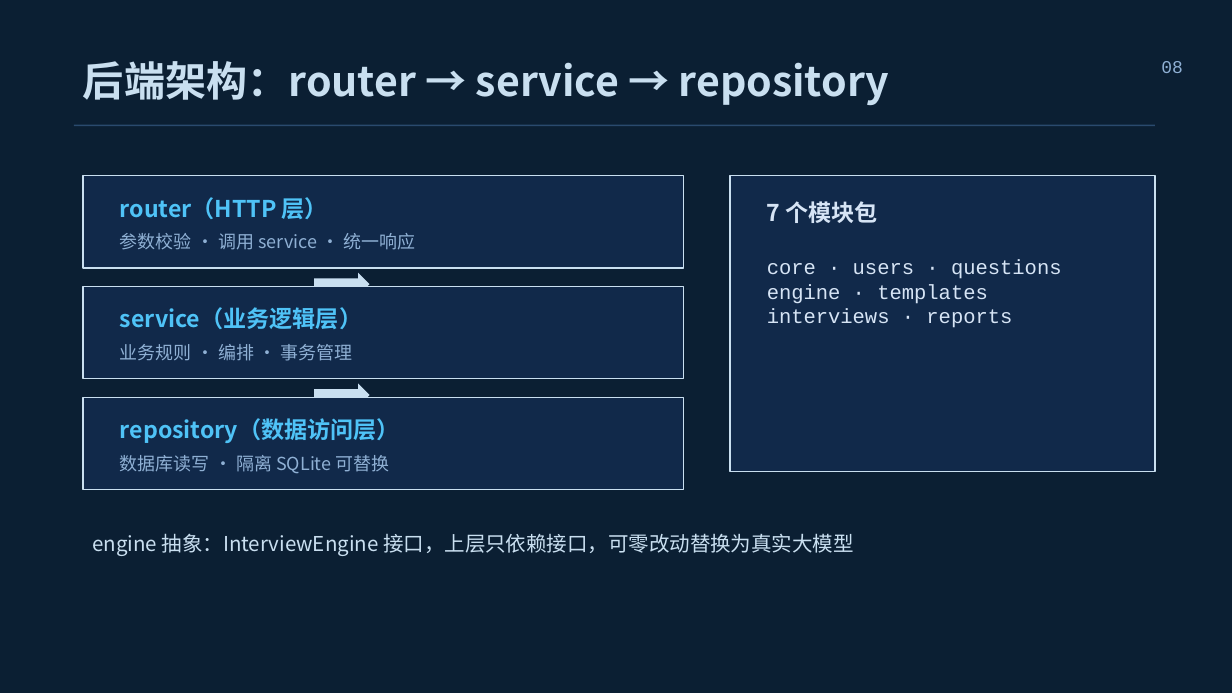
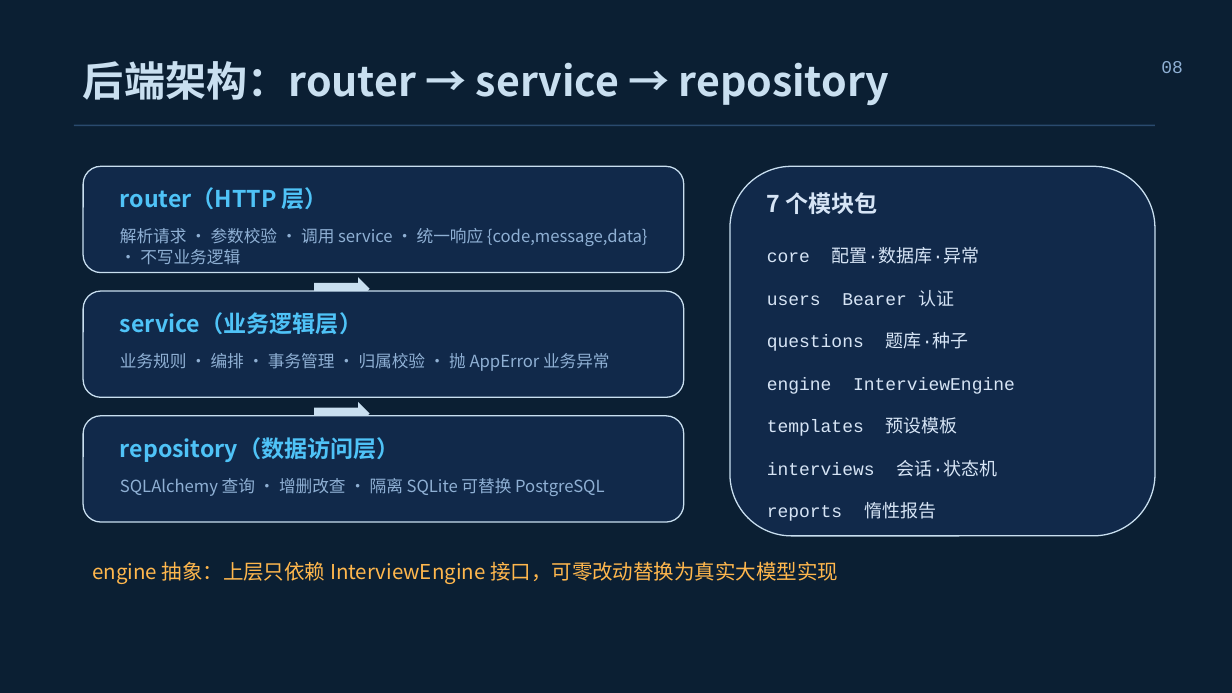
Before and after one commit to ray418-pets/interview-master, a slide deck: slide 8 of docs/ppts/AI智能面试助手-技术分享.pptx. Drawn at 1232x693 pixels with LibreOffice and Linux fonts; fonts in the diff are those of the drawing. Boxes give left, top, right and bottom in pixels: in the first picture for what was removed or moved away, otherwise in the second. Text is boxed around its words. In the diff, an @@ line names an element or a change of style, - is before the commit and + after.

```diff
--- a/docs/ppts/AI智能面试助手-技术分享.pptx
+++ b/docs/ppts/AI智能面试助手-技术分享.pptx
@@ rounded rectangle resized from (x1=83, y1=176, x2=684, y2=268) to (x1=83, y1=166, x2=684, y2=273) @@
@@ rectangle to rounded rectangle in 4 elements at (x1=83, y1=166, x2=684, y2=273), (x1=83, y1=291, x2=684, y2=397), (x1=83, y1=416, x2=684, y2=522), (x1=730, y1=166, x2=1155, y2=536) @@
@@ rounded rectangle resized from (x1=730, y1=176, x2=1155, y2=471) to (x1=730, y1=166, x2=1155, y2=536) @@
@@ text "router（HTTP 层）" moved from (x1=120, y1=197, x2=328, y2=219) to (x1=120, y1=187, x2=328, y2=209) @@
@@ text "7 个模块包" moved from (x1=767, y1=201, x2=878, y2=223) to (x1=767, y1=192, x2=878, y2=214) @@
@@ text at (x1=120, y1=228, x2=648, y2=264): text changed; size 14 to 13 pt @@
-参数校验 · 调用 service · 统一响应
+解析请求 · 参数校验 · 调用 service · 统一响应 {code,message,data} · 不写业务逻辑
@@ text at (x1=767, y1=247, x2=980, y2=264): text changed; size 16 to 14 pt @@
-core · users · questions
-engine · templates
-interviews · reports
+core 配置·数据库·异常
@@ rounded rectangle resized from (x1=83, y1=287, x2=684, y2=379) to (x1=83, y1=291, x2=684, y2=397) @@
@@ right arrow moved from (x1=314, y1=273, x2=370, y2=296) to (x1=314, y1=277, x2=370, y2=300) @@
@@ text added at (x1=767, y1=290, x2=954, y2=306), 14 pt, text #D6E4F5 @@
+users Bearer 认证
@@ text "service（业务逻辑层）" moved from (x1=120, y1=307, x2=362, y2=329) to (x1=120, y1=312, x2=362, y2=334) @@
@@ text at (x1=120, y1=353, x2=610, y2=371): text changed; size 14 to 13 pt @@
-业务规则 · 编排 · 事务管理
+业务规则 · 编排 · 事务管理 · 归属校验 · 抛 AppError 业务异常
@@ text added at (x1=886, y1=332, x2=969, y2=349), 14 pt, text #D6E4F5 @@
+questions 题库·种子
@@ text added at (x1=767, y1=377, x2=1015, y2=394), 14 pt, text #D6E4F5 @@
+engine InterviewEngine
@@ rounded rectangle resized from (x1=83, y1=397, x2=684, y2=490) to (x1=83, y1=416, x2=684, y2=522) @@
@@ right arrow moved from (x1=314, y1=384, x2=370, y2=407) to (x1=314, y1=402, x2=370, y2=425) @@
@@ text added at (x1=767, y1=417, x2=958, y2=436), 14 pt, text #D6E4F5 @@
+templates 预设模板
@@ text "repository（数据访问层）" moved from (x1=120, y1=418, x2=400, y2=443) to (x1=120, y1=437, x2=400, y2=462) @@
@@ text at (x1=120, y1=478, x2=605, y2=496): text changed; size 14 to 13 pt @@
-数据库读写 · 隔离 SQLite 可替换
+SQLAlchemy 查询 · 增删改查 · 隔离 SQLite 可替换 PostgreSQL
@@ text added at (x1=767, y1=460, x2=998, y2=477), 14 pt, text #D6E4F5 @@
+interviews 会话·状态机
@@ text added at (x1=767, y1=502, x2=936, y2=521), 14 pt, text #D6E4F5 @@
+reports 惰性报告
@@ text at (x1=92, y1=561, x2=838, y2=584): text changed; text colour #C9DFF0 to #FFB74D @@
-engine 抽象：InterviewEngine 接口，上层只依赖接口，可零改动替换为真实大模型
+engine 抽象：上层只依赖 InterviewEngine 接口，可零改动替换为真实大模型实现
```
Also in this commit, not shown: 12 other slides changed.
